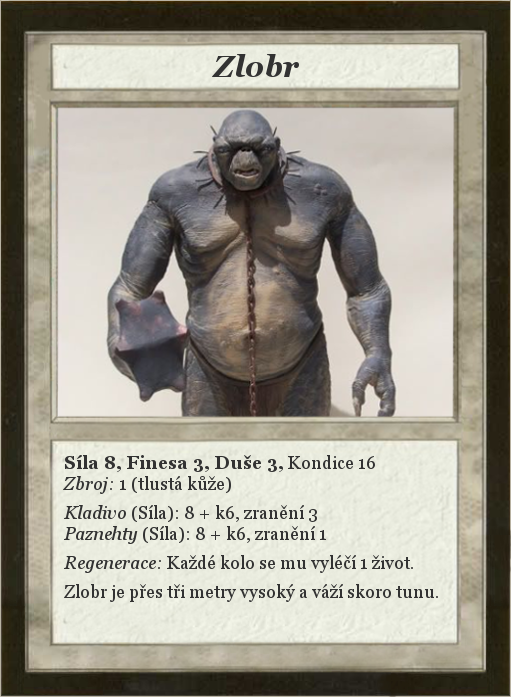
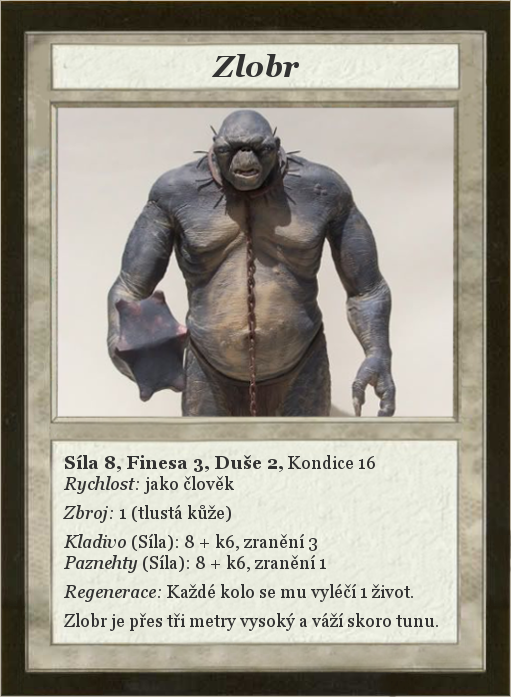
Before/after of a w=511, h=697 layered artwork. What changed in the layer stack:
renamed "Síla 8, Finesa 3, Duše 3, Kond..." to "Síla 8, Finesa 3, Duše 2, Kond...", painted on it over [63,459,438,631]
